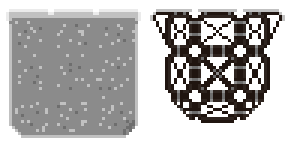
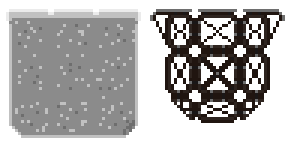
Comparing the layer stacks of the two w=291, h=147 images. Changes:
painted on "Arrière-plan" over (x1=150, y1=9, x2=285, y2=114)
